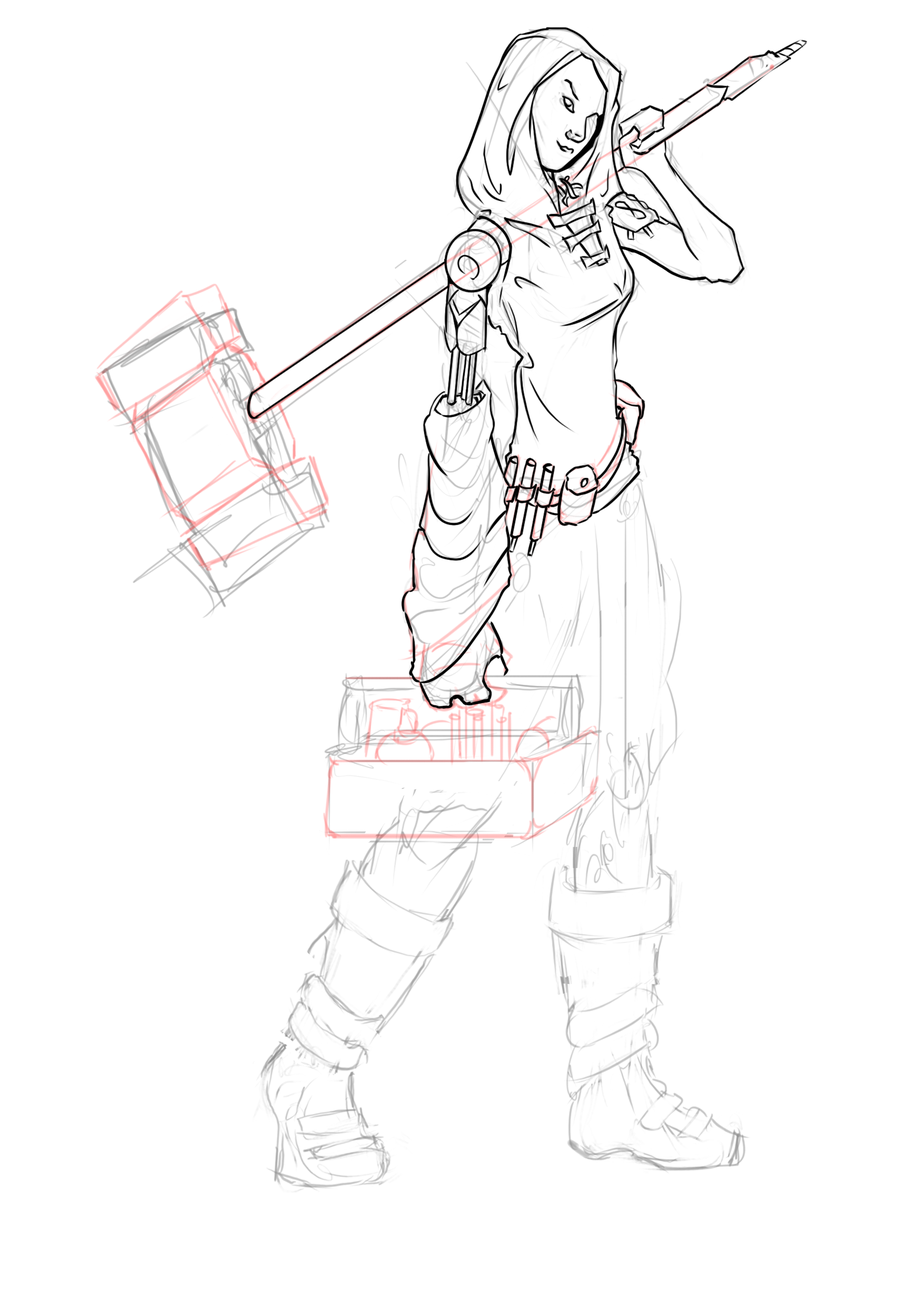
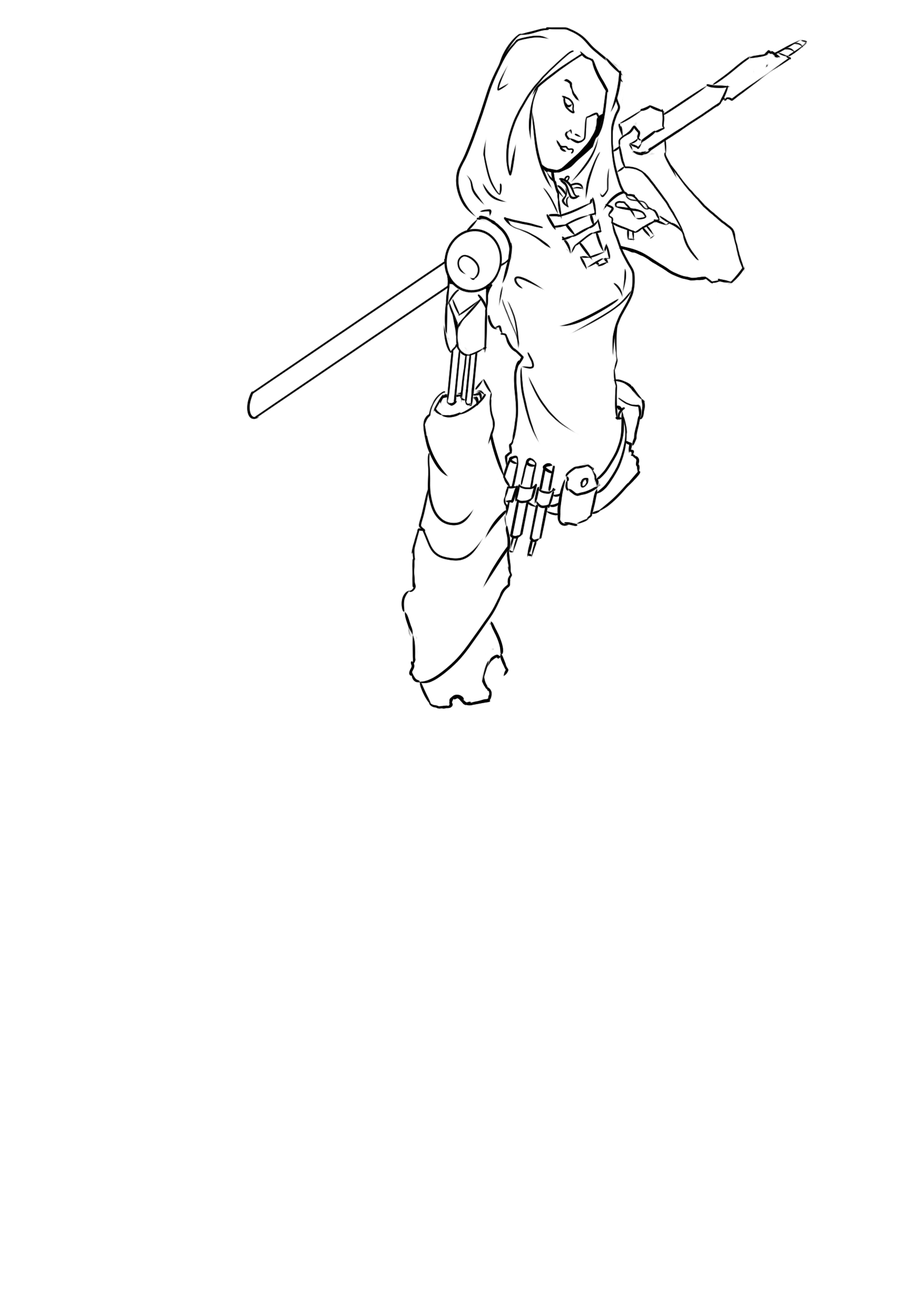
Layers edited between the first and the second (921, 1307) image:
hid "Layer 5", opacity 44% → 82% over [left=94, top=54, right=776, bottom=841]
hid "Layer 4" over [left=94, top=28, right=798, bottom=1193]
